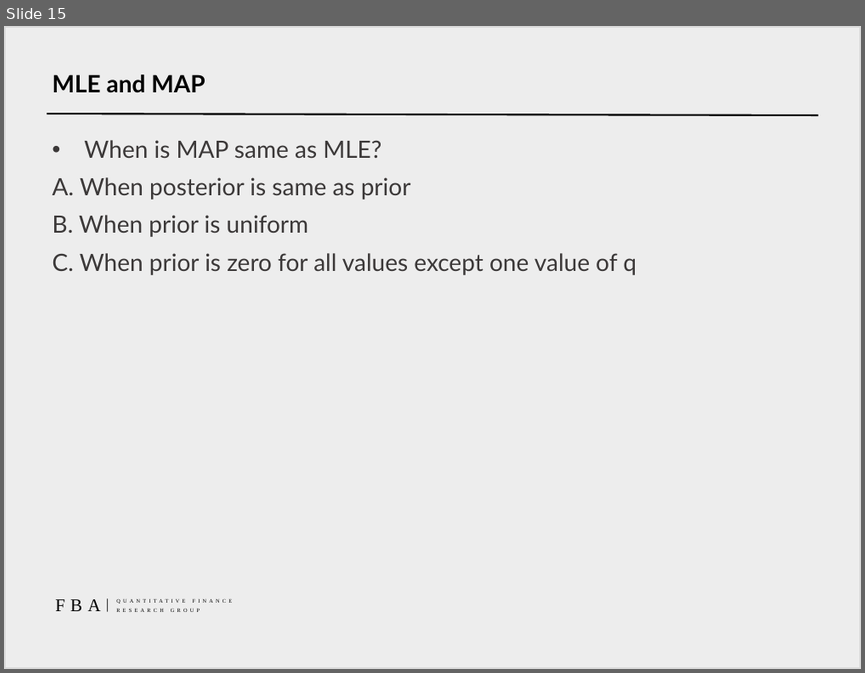
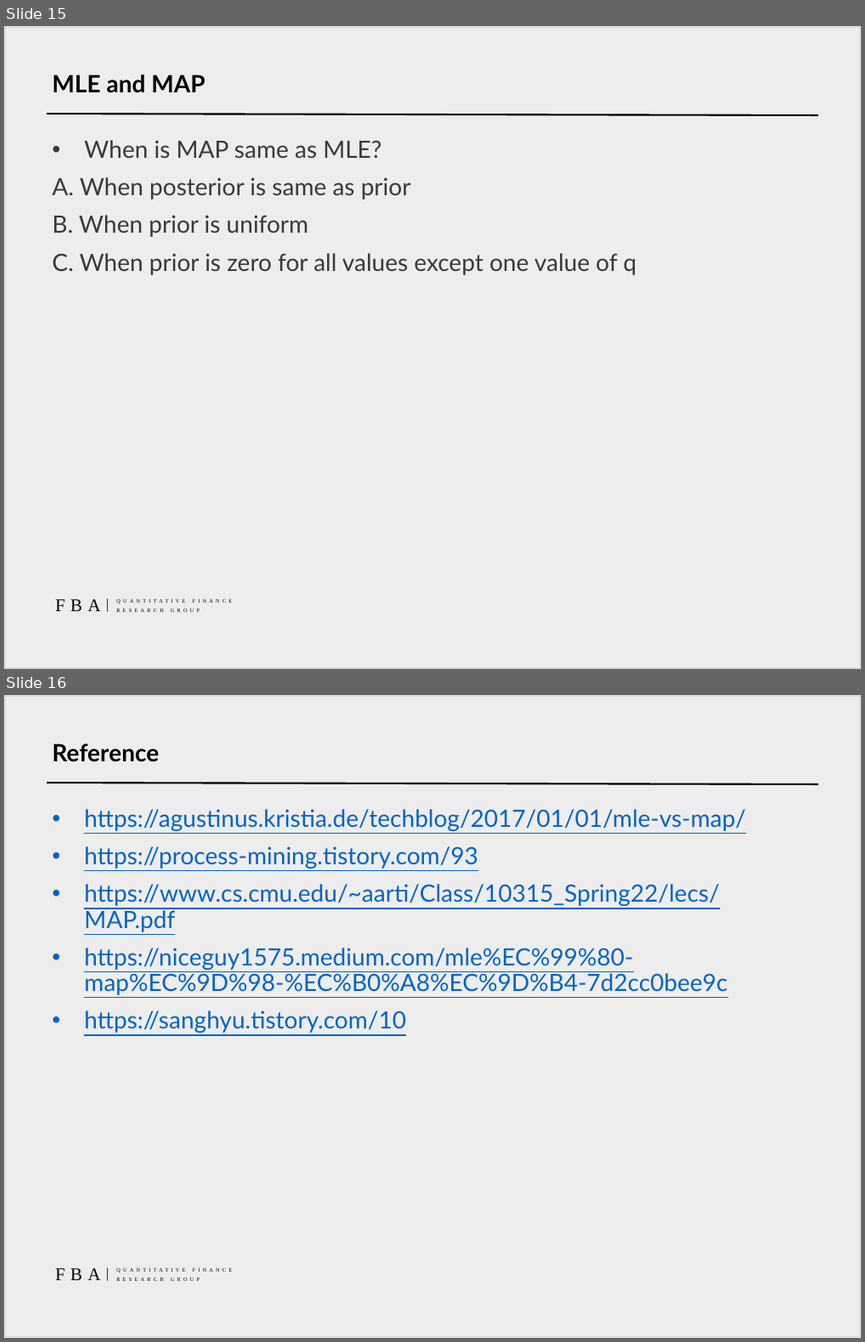
Before and after one commit to km0313/qt-financial-AI, a slide deck: 4week-ppt.pptx. Shown one above the other, each under a label of ours: slide 15 before the commit, slides 15 and 16 after it. The pictures are 865x673 and 865x1342 pixels, drawn with LibreOffice and Linux fonts; fonts in the diff are those of the drawing. Boxes give left, top, right and bottom in pixels: in the first picture for what was removed or moved away, otherwise in the second. Text is boxed around its words. In the diff, an @@ line names an element or a change of style, - is before the commit and + after.

Commit message:
4week-ppt

```diff
--- a/4week-ppt.pptx
+++ b/4week-ppt.pptx
@@ slide 16 added at <box>4,695,861,1338</box>, background #FFFFFF; not listed: 5 template elements that a slide beside it also shows @@
@@ title added at <box>52,743,160,762</box>, 20 pt, text #000000, bold @@
+Reference
@@ text added at <box>84,809,745,1032</box>, 20 pt, text #0563C1, underline @@
+• https://agustinus.kristia.de/techblog/2017/01/01/mle-vs-map/
+• https://process-mining.tistory.com/93
+• https://www.cs.cmu.edu/~aarti/Class/10315_Spring22/lecs/MAP.pdf
+• https://niceguy1575.medium.com/mle%EC%99%80-map%EC%9D%98-%EC%B0%A8%EC%9D%B4-7d2cc0bee9c
+• https://sanghyu.tistory.com/10
```
